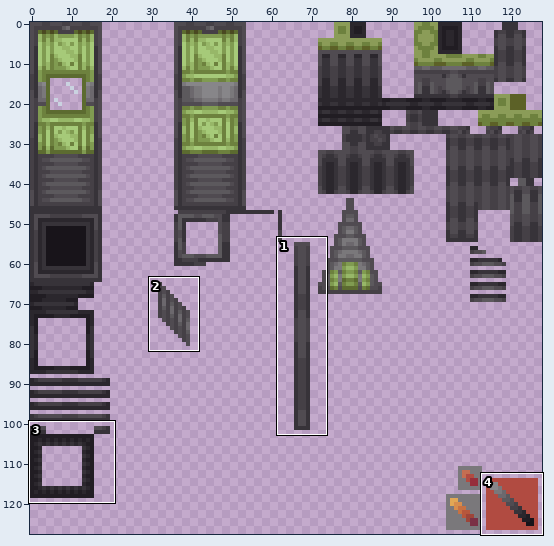
Edited in one commit: sprite sheet (kubejs/assets/ad_astra/textures/vehicles/tier_2_rocket.png). The picture above shows the old version from afar; the outline marks the close-up.
Close-up. First the earlier version:
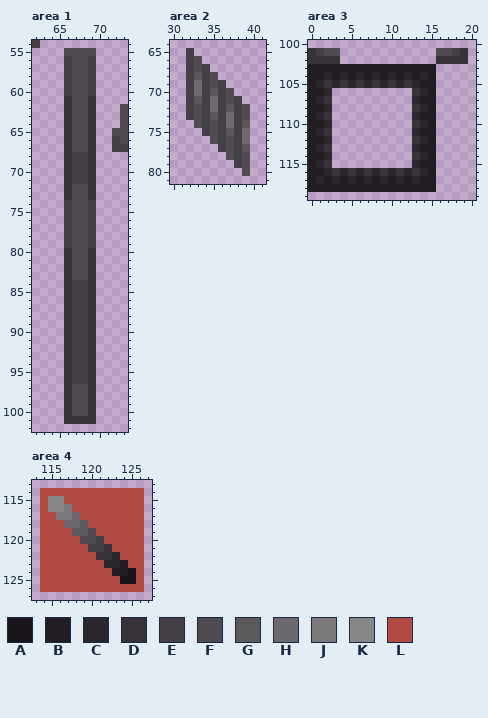
The file is 128x128 pixels. Colours within 5 levels of each other are drawn and written as one. Shown: area 1: x 62..73, y 54..102; area 2: x 30..41, y 64..81; area 3: x 0..20, y 100..119; area 4: x 113..127, y 113..127. The commit also changed other parts of the picture, which this record leaves out.
Palette (. is transparent): A #18141a  B #211d23  C #2b272d  D #373339  E #454046  F #504b51  G #5c595d  H #6c686d  J #7a787b  K #878689  L #b14b41
Pixels before, area 1, first column x 62:
 54 E...........
 55 ....FFFF....
 56 ....EFFE....
 57 ....EFFE....
 58 ....EFFE....
 59 ....EFFE....
 60 ....EFFE....
 61 ....DFFD....
 62 ....DFFD...F
 63 ....DFFD...F
 64 ....DFFD...F
 65 ....DFFD..FF
 66 ....DFFD..EF
 67 ....DFFD..EE
 68 ....DEED....
 69 ....DEED....
 70 ....DEED....
 71 ....DEED....
 72 ....DFFD....
 73 ....DFFD....
 74 ....EFFE....
 75 ....EFFE....
 76 ....EFFE....
 77 ....EFFE....
 78 ....EFFE....
 79 ....EFFE....
 80 ....DFFD....
 81 ....DFFD....
 82 ....DFFD....
 83 ....DFFD....
 84 ....DEED....
 85 ....DEED....
 86 ....DEED....
 87 ....DEED....
 88 ....DEED....
 89 ....DEED....
 90 ....DEED....
 91 ....DEED....
 92 ....DEED....
 93 ....DEED....
 94 ....DEED....
 95 ....DEED....
 96 ....DEED....
 97 ....DFFD....
 98 ....DFFD....
 99 ....DFFD....
100 ....DFFD....
101 ....DDDD....
Pixels before, area 2, first column x 32:
65 E.......
66 EF......
67 EFE.....
68 EGEF....
69 EHEFE...
70 EHEGEF..
71 EGEHEFE.
72 EFEHEGEF
73 EFEGEHEF
74 .FEFEHEG
75 ..EFEGEH
76 ...FEFEH
77 ....EFEG
78 .....FEF
79 ......EF
80 .......F
Pixels before, area 3, first column x 0:
101 DEFF............FFED
102 DDDD............DDDD
103 BBBBBBBBBBBBBBBB....
104 BBCBCBCBCBCBCBCB....
105 BCDCDCDCDCDCDCBB....
106 BBC..........DCB....
107 BCD..........CBB....
108 BBC..........DCB....
109 BCD..........CBB....
110 BBC..........DCB....
111 BCD..........CBB....
112 BBC..........DCB....
113 BCD..........CBB....
114 BBC..........DCB....
115 BCD..........CBB....
116 BBCDCDCDCDCDCDCB....
117 BCBCBCBCBCBCBCBB....
118 BBBBBBBBBBBBBBBB....
Pixels before, area 4, first column x 114:
114 LLLLLLLLLLLLL
115 LKKLLLLLLLLLL
116 LKKJLLLLLLLLL
117 LLJJHLLLLLLLL
118 LLLHHGLLLLLLL
119 LLLLGGFLLLLLL
120 LLLLLFFELLLLL
121 LLLLLLEEDLLLL
122 LLLLLLLDDCLLL
123 LLLLLLLLCCBLL
124 LLLLLLLLLBBAL
125 LLLLLLLLLLAAL
126 LLLLLLLLLLLLL
And afterwards:
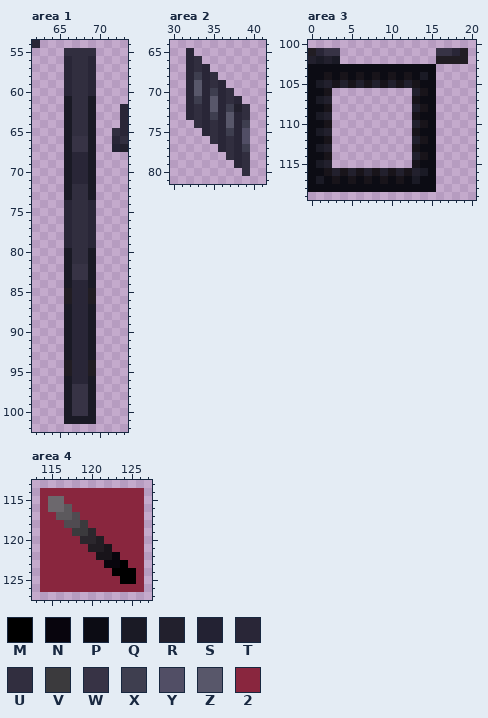
Colours new in this view: M #000000  N #08050d  P #0c0c14  Q #1a1a25  R #22202d  S #232233  T #292637  U #312e3f  V #3b3a3d  W #373345  X #3e3e4f  Y #514e65  Z #58576a  2 #89263e
The edit:
Changed rows in their new state; - is an unchanged pixel.
Area 1:
first column x 62:
 54 T-----------
 55 ----UUUU----
 56 ----TUUT----
 57 ----TUUT----
 58 ----TUUT----
 59 ----TUUT----
 60 ----TUUT----
 61 ----QUUQ----
 62 ----QUUQ---T
 63 ----QUUQ---T
 64 ----QUUQ---T
 65 ----QUUQ--UT
 66 ----QWWQ--TU
 67 ----QWWQ--SR
 68 ----QTTQ----
 69 ----QTTQ----
 70 ----QTTQ----
 71 ----QTTQ----
 72 ----QUUQ----
 73 ----QUUQ----
 74 ----TUUT----
 75 ----TUUT----
 76 ----TUUT----
 77 ----TUUT----
 78 ----TUUT----
 79 ----TUUT----
 80 ----QUUQ----
 81 ----QUUQ----
 82 ----QWWQ----
 83 ----QWWQ----
 84 ----QTTQ----
 85 ----BTTB----
 86 ----BTTB----
 87 ----QTTQ----
 88 ----QTTQ----
 89 ----QTTQ----
 90 ----QTTQ----
 91 ----QTTQ----
 92 ----QTTQ----
 93 ----QTTQ----
 94 ----BTTB----
 95 ----BTTB----
 96 ----QTTQ----
 97 ----QWWQ----
 98 ----QWWQ----
 99 ----QWWQ----
100 ----QWWQ----
101 ----QQQQ----
Area 2:
first column x 32:
65 T-------
66 TU------
67 TUT-----
68 TXTU----
69 TZTUT---
70 TZTXTU--
71 TXTZTUT-
72 TUTZTXRU
73 TUTXTZTU
74 -UTUTZTX
75 --TUTXTY
76 ---UTUTY
77 ----TUTX
78 -----UTU
79 ------TU
80 -------U
Area 3:
first column x 0:
101 BTWW------------WWTB
102 RQRQ------------BBBB
103 PPPPPPPPPPPPPPPP----
104 PPAPAPAPAPAPAPQP----
105 PQRARARARARARAPP----
106 PPA----------RAP----
107 PQR----------APP----
108 PPA----------RAP----
109 PQR----------APP----
110 PPA----------RAP----
111 PQR----------APP----
112 PPA----------RAP----
113 PQR----------APP----
114 PPA----------RAP----
115 PQR----------APP----
116 PPARARARARARARQP----
117 PQPAPAPAPAPAPQPP----
118 PPPPPPPPPPPPPPPP----
Area 4:
first column x 114:
114 2222222222222
115 2HH2222222222
116 2HHG222222222
117 22GGF22222222
118 222FFV2222222
119 2222VVC222222
120 22222CCB22222
121 222222BBA2222
122 2222222AAN222
123 22222222NNM22
124 222222222MMM2
125 2222222222MM2
126 2222222222222
